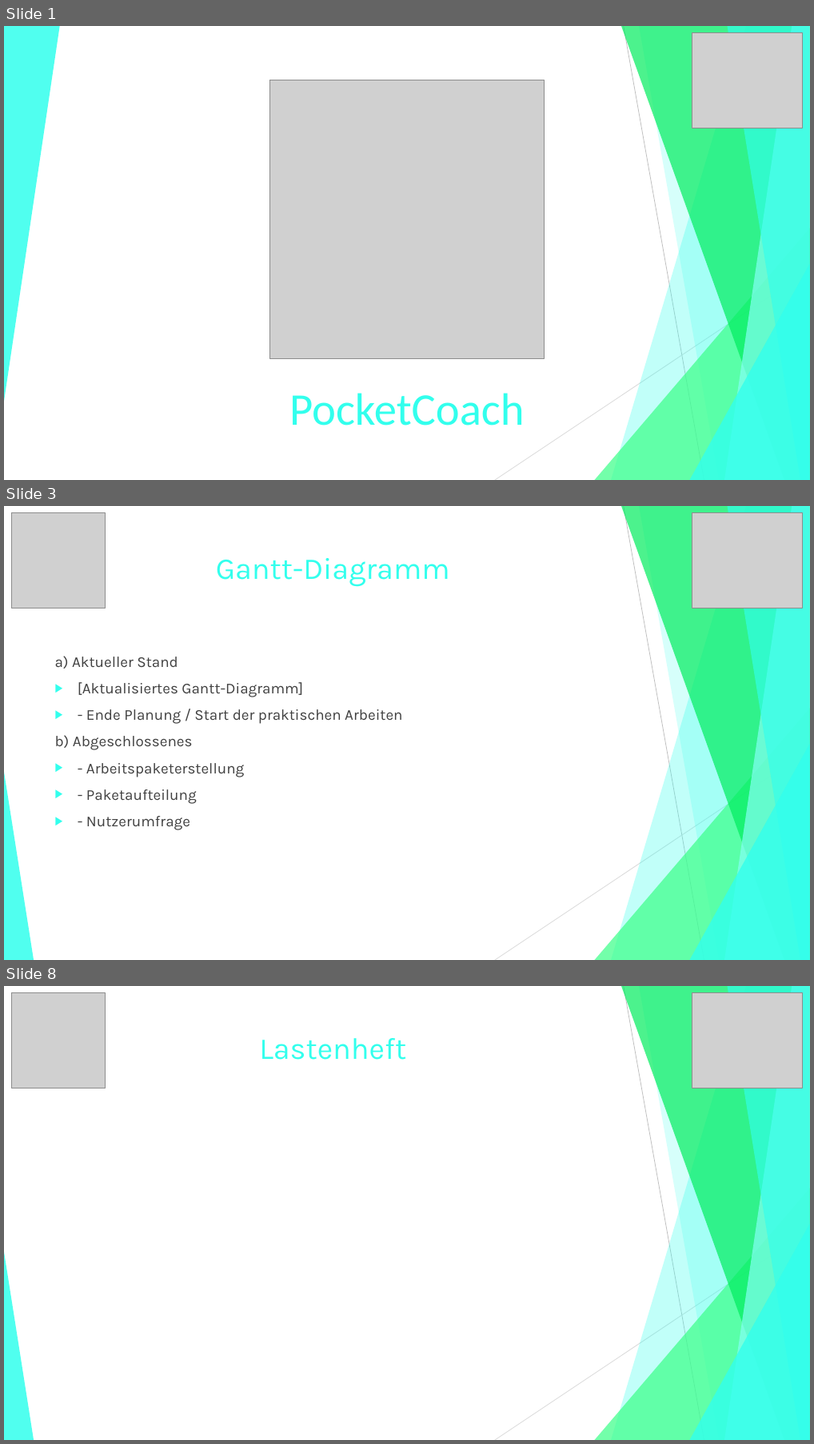
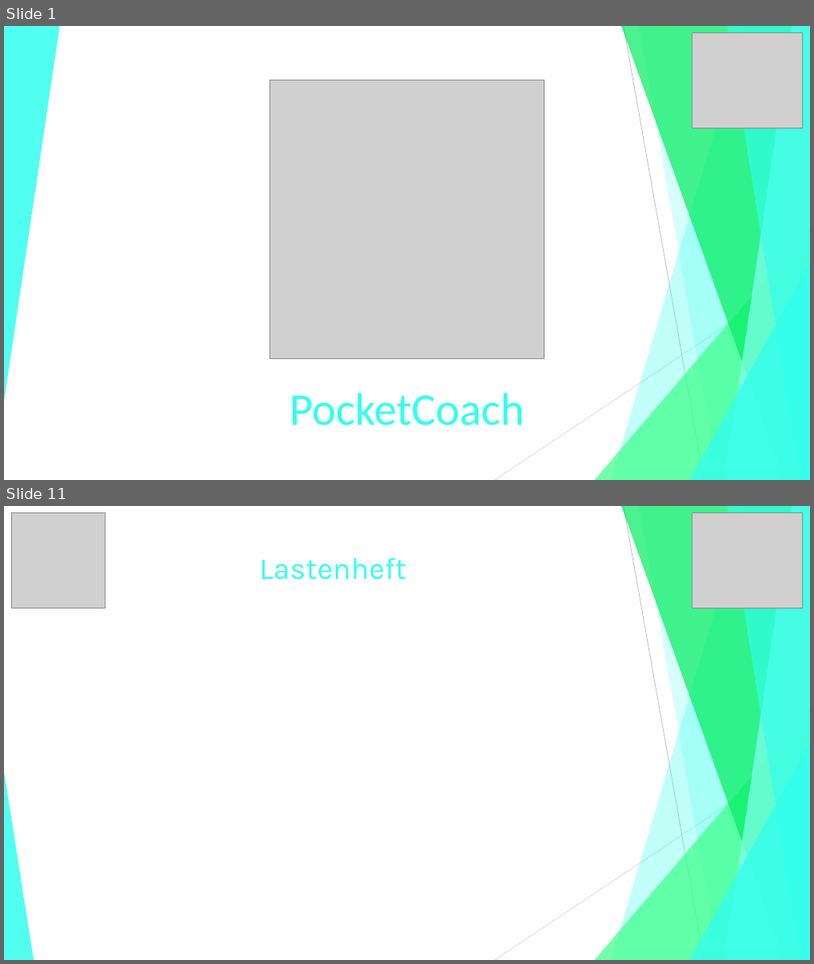
Before and after one commit to jGrochla/PocketCoach, a slide deck: PocketCoachExcel-PDF/PowerPoints/PocketCoach.pptx. Shown one above the other, each under a label of ours: slides 1, 3 and 8 before the commit, slides 1 and 11 after it; the slides between them are not shown. The pictures are 814x1444 and 814x964 pixels, drawn with LibreOffice and Linux fonts; fonts in the diff are those of the drawing; grey boxes stand for pictures. Boxes give left, top, right and bottom in pixels: in the first picture for what was removed or moved away, otherwise in the second. Text is boxed around its words. In the diff, an @@ line names an element or a change of style, - is before the commit and + after.

```diff
--- a/PocketCoachExcel-PDF/PowerPoints/PocketCoach.pptx
+++ b/PocketCoachExcel-PDF/PowerPoints/PocketCoach.pptx
@@ slide 3 removed at <box>4,506,810,960</box>, background #FFFFFF; not listed: 10 template elements that a slide beside it also shows @@
@@ picture removed at <box>11,512,105,608</box> @@
@@ picture removed at <box>693,512,804,608</box> @@
@@ title removed at <box>216,558,450,587</box> @@
-Gantt-Diagramm
@@ text removed at <box>55,656,402,830</box> @@
-a) Aktueller Stand
-▶ [Aktualisiertes Gantt-Diagramm]
-▶ - Ende Planung / Start der praktischen Arbeiten
-b) Abgeschlossenes
-▶ - Arbeitspaketerstellung
-▶ - Paketaufteilung
-▶ - Nutzerumfrage
@@ what was slide 8 is now slide 11 @@
```
Also in this commit, not shown: 7 slides changed, 4 slides added, 1 other file.
